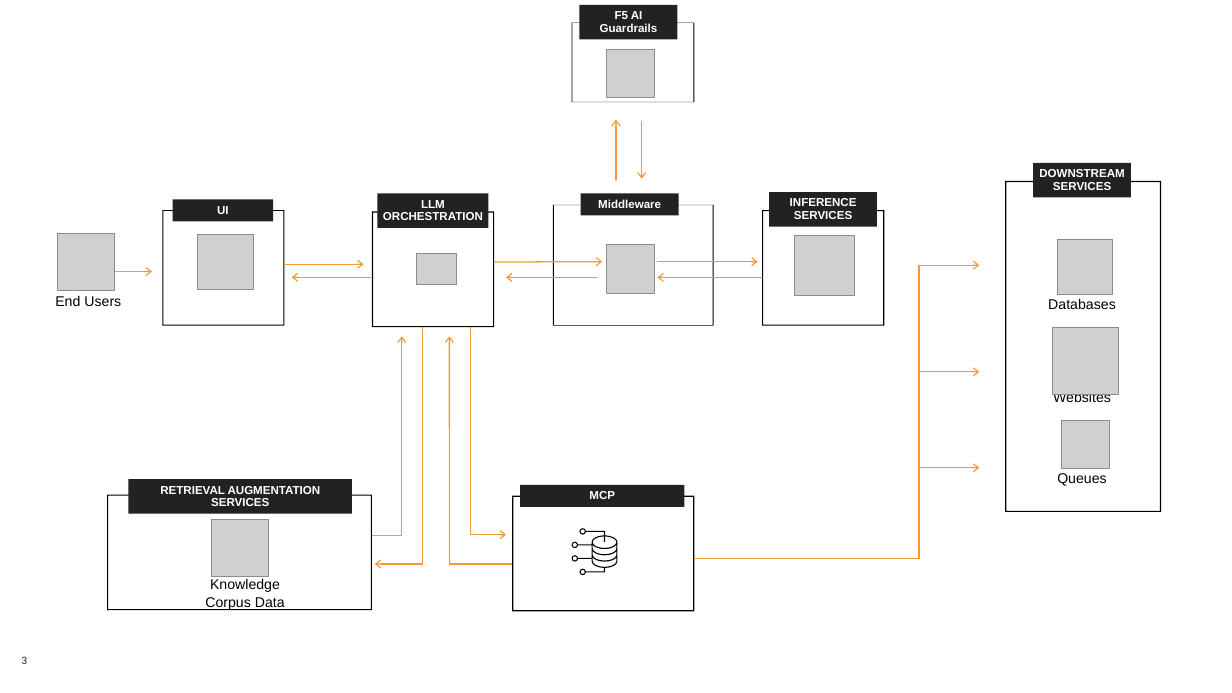
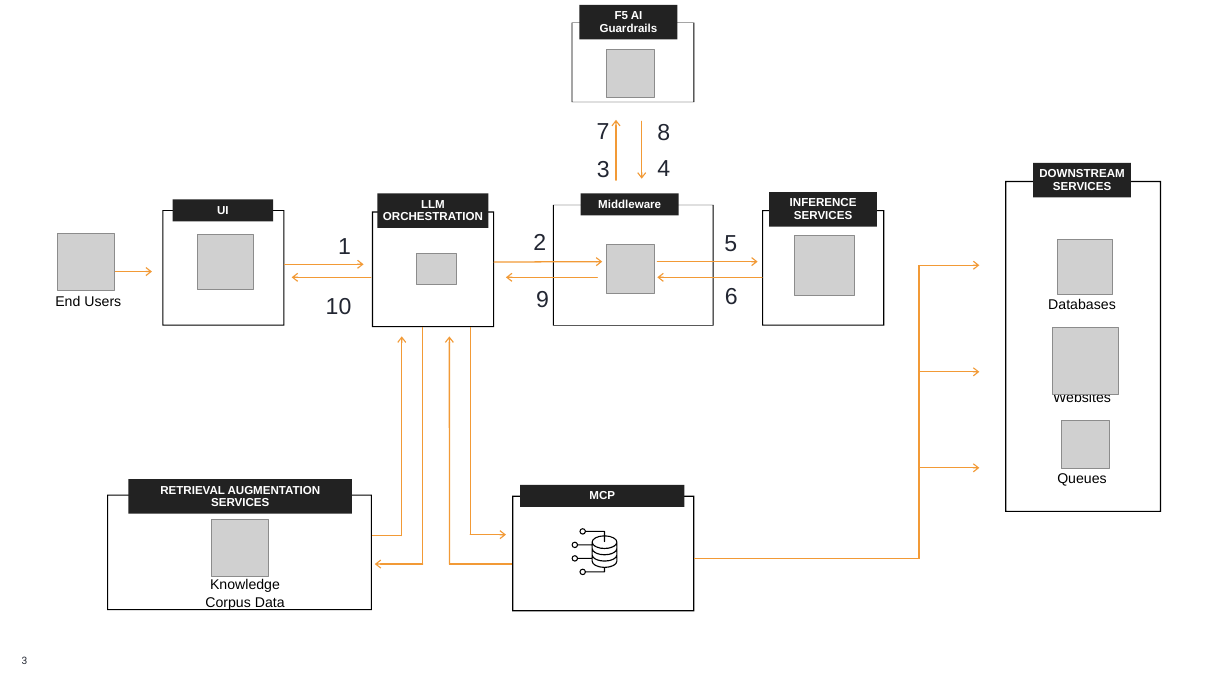
Before and after one commit to f5devcentral/f5xc-emea-workshop, a slide deck: slide 3 of labs-content/diagrams/class6/architectures.pptx. Drawn at 1232x693 pixels with LibreOffice and Linux fonts; fonts in the diff are those of the drawing; grey boxes stand for pictures. Boxes give left, top, right and bottom in pixels: in the first picture for what was removed or moved away, otherwise in the second. Text is boxed around its words. In the diff, an @@ line names an element or a change of style, - is before the commit and + after.

```diff
--- a/labs-content/diagrams/class6/architectures.pptx
+++ b/labs-content/diagrams/class6/architectures.pptx
@@ text added at box(597, 123, 610, 139), 18 pt, text #222632 @@
+7
@@ text added at box(657, 124, 670, 141), 18 pt, text #222632 @@
+8
@@ text added at box(597, 161, 610, 178), 18 pt, text #222632 @@
+3
@@ text added at box(657, 160, 670, 176), 18 pt, text #222632 @@
+4
@@ text added at box(338, 238, 351, 254), 18 pt, text #222632 @@
+1
@@ text added at box(533, 234, 546, 250), 18 pt, text #222632 @@
+2
@@ text added at box(724, 235, 737, 252), 18 pt, text #222632 @@
+5
@@ text added at box(326, 298, 352, 314), 18 pt, text #222632 @@
+10
@@ text added at box(536, 291, 549, 307), 18 pt, text #222632 @@
+9
@@ text added at box(725, 288, 738, 305), 18 pt, text #222632 @@
+6
```
Also in this commit, not shown: 7 other files.
